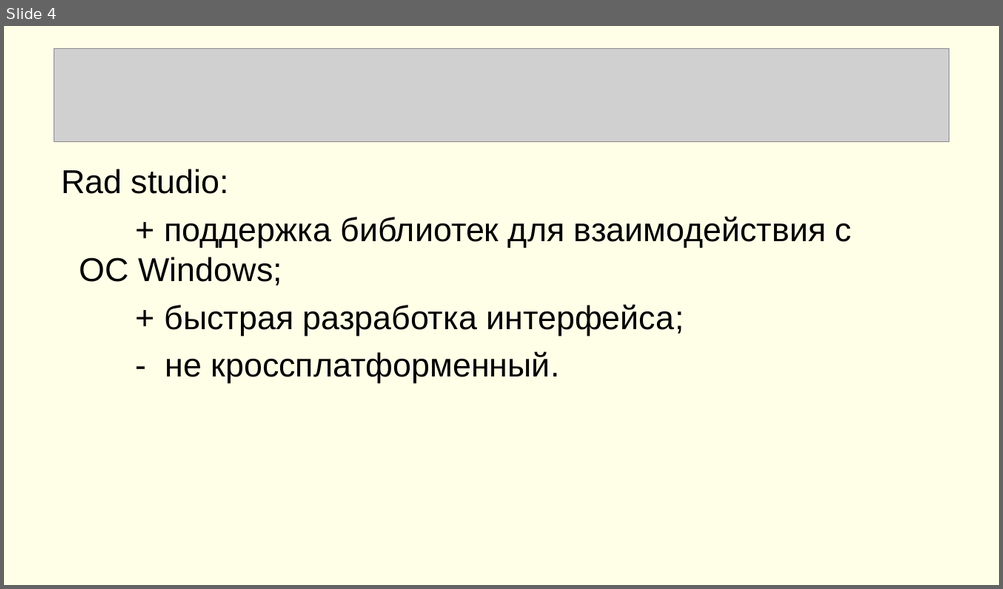
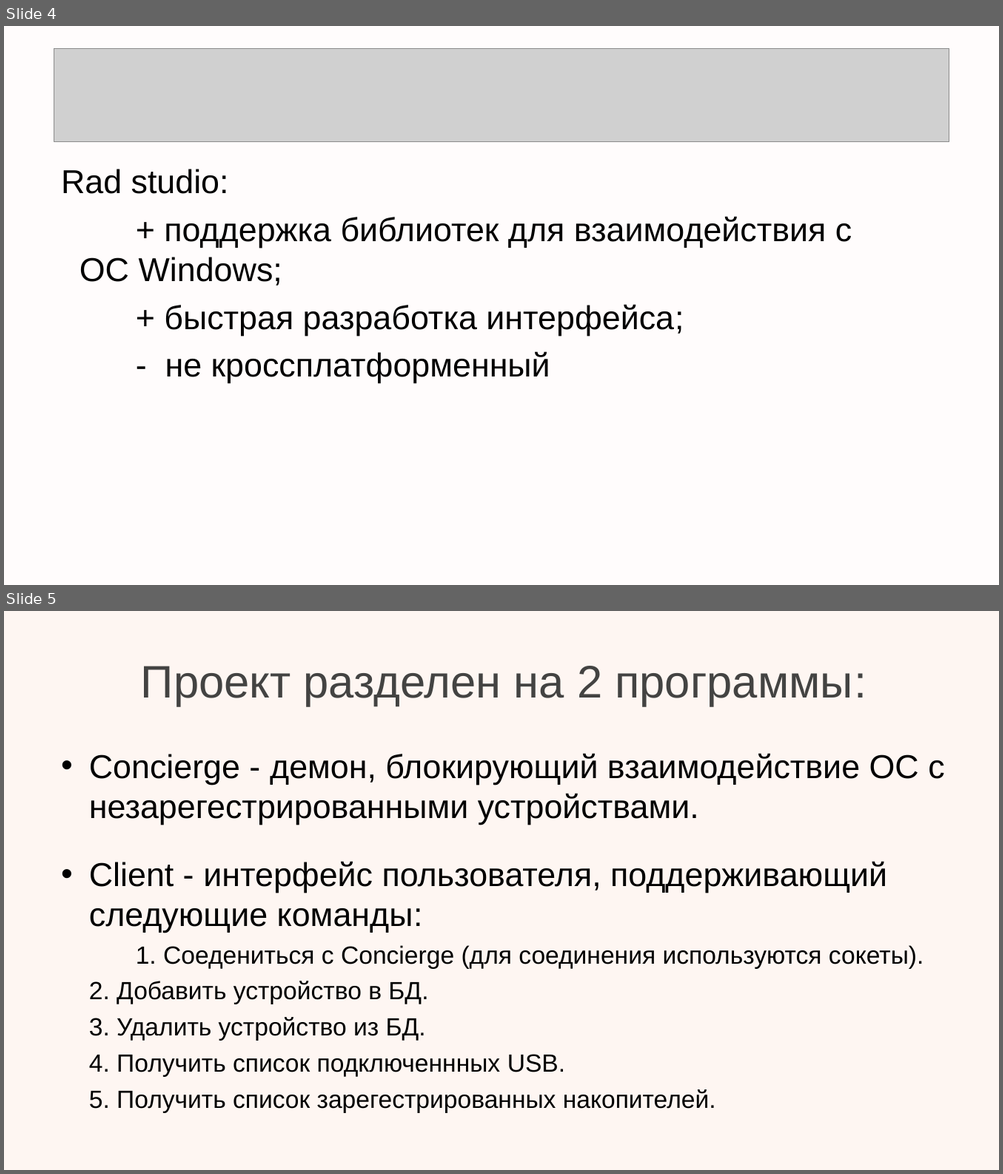
Before and after one commit to alekseisirmais/CPP_PARK, a slide deck: К защите.ppt. Shown one above the other, each under a label of ours: slide 4 before the commit, slides 4 and 5 after it. The pictures are 1003x589 and 1003x1174 pixels, drawn with LibreOffice and Linux fonts; fonts in the diff are those of the drawing; grey boxes stand for pictures. Boxes give left, top, right and bottom in pixels: in the first picture for what was removed or moved away, otherwise in the second. Text is boxed around its words. In the diff, an @@ line names an element or a change of style, - is before the commit and + after.

```diff
--- a/К защите.ppt
+++ b/К защите.ppt
@@ slide 5 added at (4,611,999,1170), background #F85208 at 5% opacity @@
@@ title added at (141,666,866,706), 44 pt, text #434342 @@
+Проект разделен на 2 программы:
@@ text added at (89,753,944,825), 32 pt, text #000000 @@
+• Concierge - демон, блокирующий взаимодействие ОС с незарегестрированными устройствами.
@@ text added at (89,861,923,1113), 24 pt, text #000000 @@
+• Client - интерфейс пользователя, поддерживающий следующие команды:
+    1. Соедениться с Concierge (для соединения используются сокеты).
+2. Добавить устройство в БД.
+3. Удалить устройство из БД.
+4. Получить список подключеннных USB.
+5. Получить список зарегестрированных накопителей.
@@ slide 4 changed as well @@
@@ background #FFFF00 at 9% opacity to #FFFFFF @@
@@ text at (165,352,550,383): text changed @@
-- не кроссплатформенный.
+- не кроссплатформенный
```
Also in this commit, not shown: 4 other slides changed, 5 other slides added, 6 slides removed.
